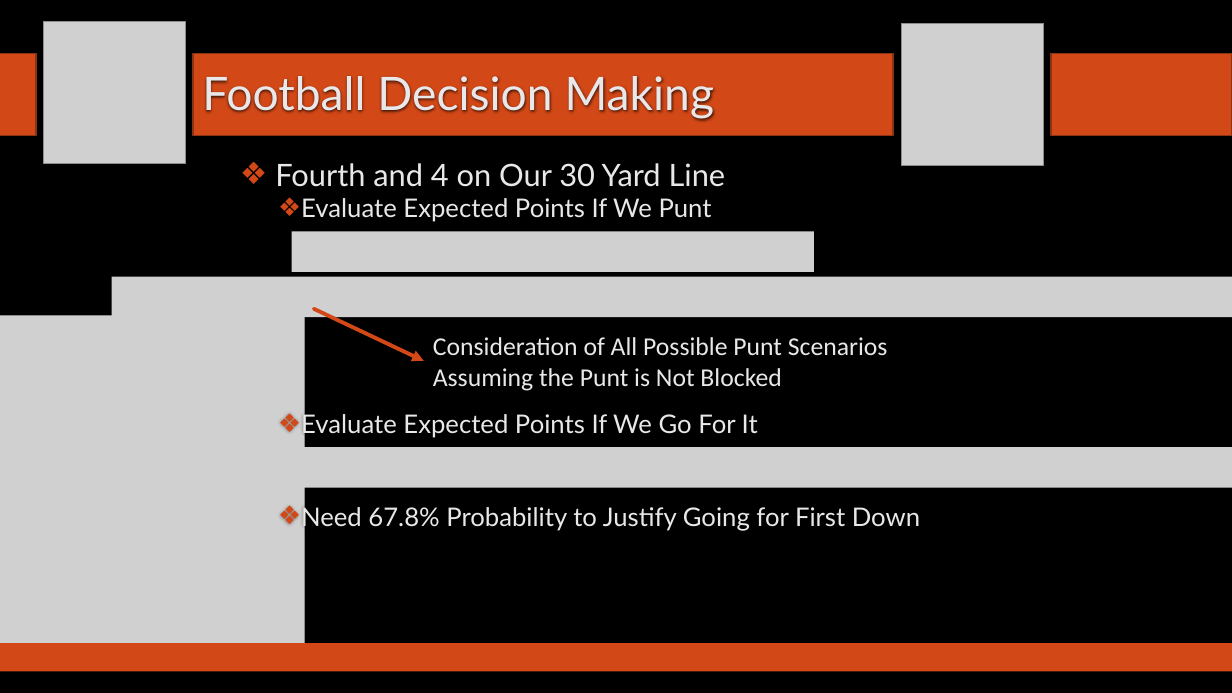
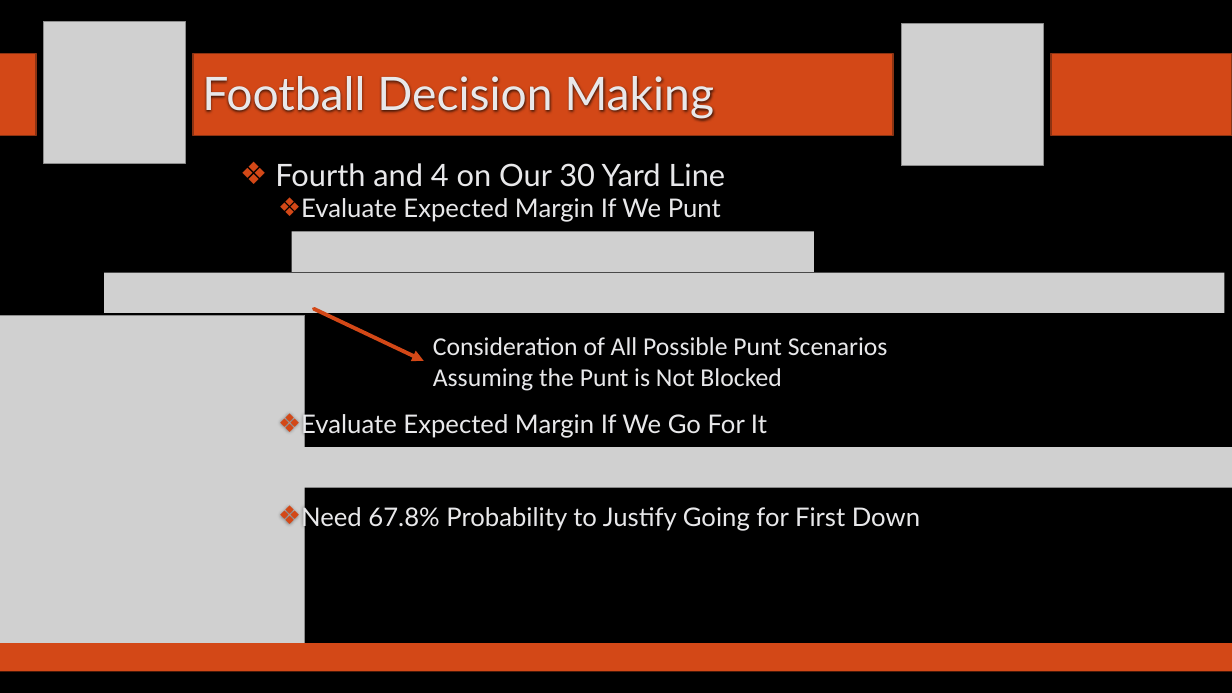
Before and after one commit to SuperMarioGiacomazzo/STOR538_WEBSITE, a slide deck: slide 9 of Slides/Football 4/Footballl_4_Lecture.pptx. Drawn at 1232x693 pixels with LibreOffice and Linux fonts; fonts in the diff are those of the drawing; grey boxes stand for pictures; background and template pictures are left out. Boxes give left, top, right and bottom in pixels: in the first picture for what was removed or moved away, otherwise in the second. Text is boxed around its words. In the diff, an @@ line names an element or a change of style, - is before the commit and + after.

```diff
--- a/Slides/Football 4/Footballl_4_Lecture.pptx
+++ b/Slides/Football 4/Footballl_4_Lecture.pptx
@@ text at box(301, 198, 767, 438): text changed @@
-  ❖ Evaluate Expected Points If We Punt
-  ❖ Evaluate Expected Points If We Go For It
+  ❖ Evaluate Expected Margin If We Punt
+  ❖ Evaluate Expected Margin If We Go For It
@@ picture: place and size @@
-picture at box(112, 276, 1232, 317)
+picture at box(104, 273, 1226, 313)
```
Also in this commit, not shown: 3 other slides changed, 3 other files.
